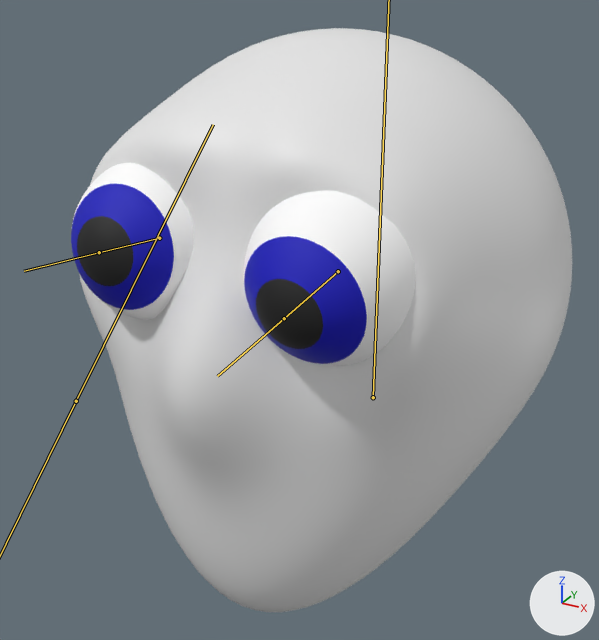
What one commit did to the FBX model Unity/Blender Character Creator/Assets/Head.fbx.
Before and after are seen from a 50 mm lens placed at (2.7, -6.34, 3.8), pointed at (-0.21, -1.05, 1.16). The axes (+X, +Y, +Z) are drawn at lower right. The lights are the same throughout. Both versions are drawn at frame 44 of the action 'Armature|Look_Crosseyed'; the numbers are the values there. The bones that bend it are drawn over the model as lines.

The first picture shows 'Eye.L', 'Eye.R', 'Head'.
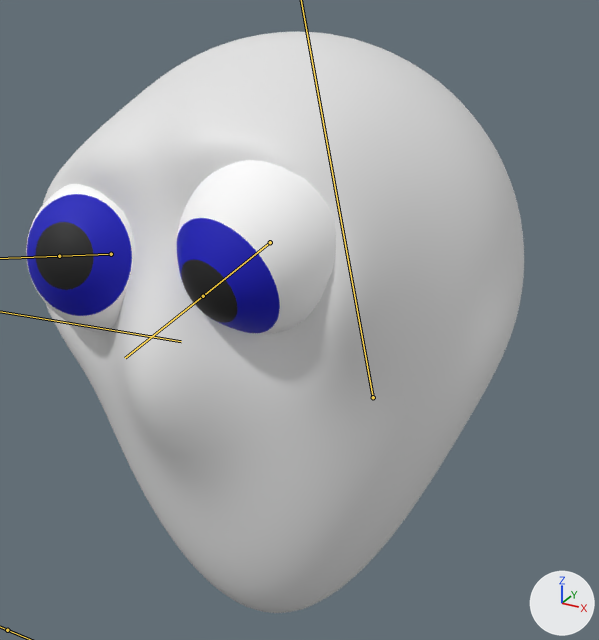
Pixel boxes [x1, y1, x2, y2] of what changed, in the pictures (599 x 640 px):
'Head', posed: before [79, 28, 572, 612]; after [43, 32, 524, 613]
'Eye.L', posed (8% narrower): before [244, 190, 416, 366]; after [177, 160, 336, 334]
'Eye.R', posed (11% narrower): before [71, 163, 194, 320]; after [26, 184, 135, 333]
bone 'Eye.L', root to tip: before (338, 271) to (284, 318); after (270, 242) to (203, 296)
bone 'Eye.R', root to tip: before (159, 238) to (99, 252); after (111, 254) to (59, 256)

The change, as a list of edits to the scene's bpy script:
```text
Change bone_head:
    where bone_head = bpy.data.objects['Armature'].pose.bones['Head']
    bone_head.rotation_quaternion: (1.0, 0.0, 0.0, 0.0) -> (0.994, -0.003, 0.0, 0.11)  # degrees (0, 0, 0) -> degrees (0, 0, 13)
Change bone_eye_l:
    where bone_eye_l = bpy.data.objects['Armature'].pose.bones['Eye.L']  # child of 'Head'
    bone_eye_l.rotation_quaternion: (0.997, -0.069, 0.001, -0.019) -> (0.986, -0.12, 0.013, -0.114)  # degrees (-8, 0, -2) -> degrees (-14, 0, -13)
Change bone_eye_r:
    where bone_eye_r = bpy.data.objects['Armature'].pose.bones['Eye.R']  # child of 'Head'
    bone_eye_r.rotation_quaternion: (0.998, 0.063, 0.001, 0.019) -> (0.986, 0.119, 0.014, 0.112)  # degrees (7, 0, 2) -> degrees (14, 0, 13)
```
